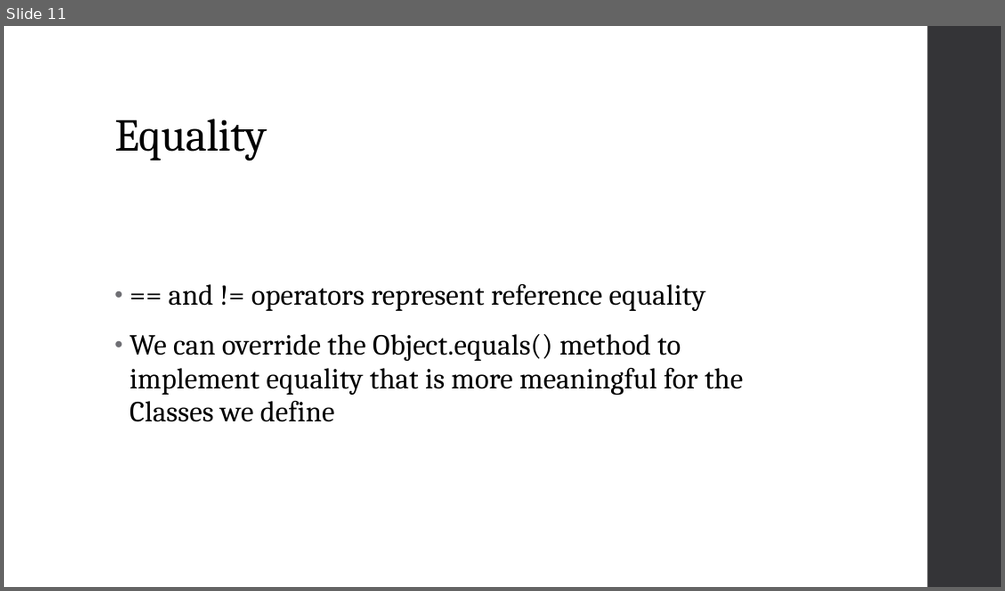
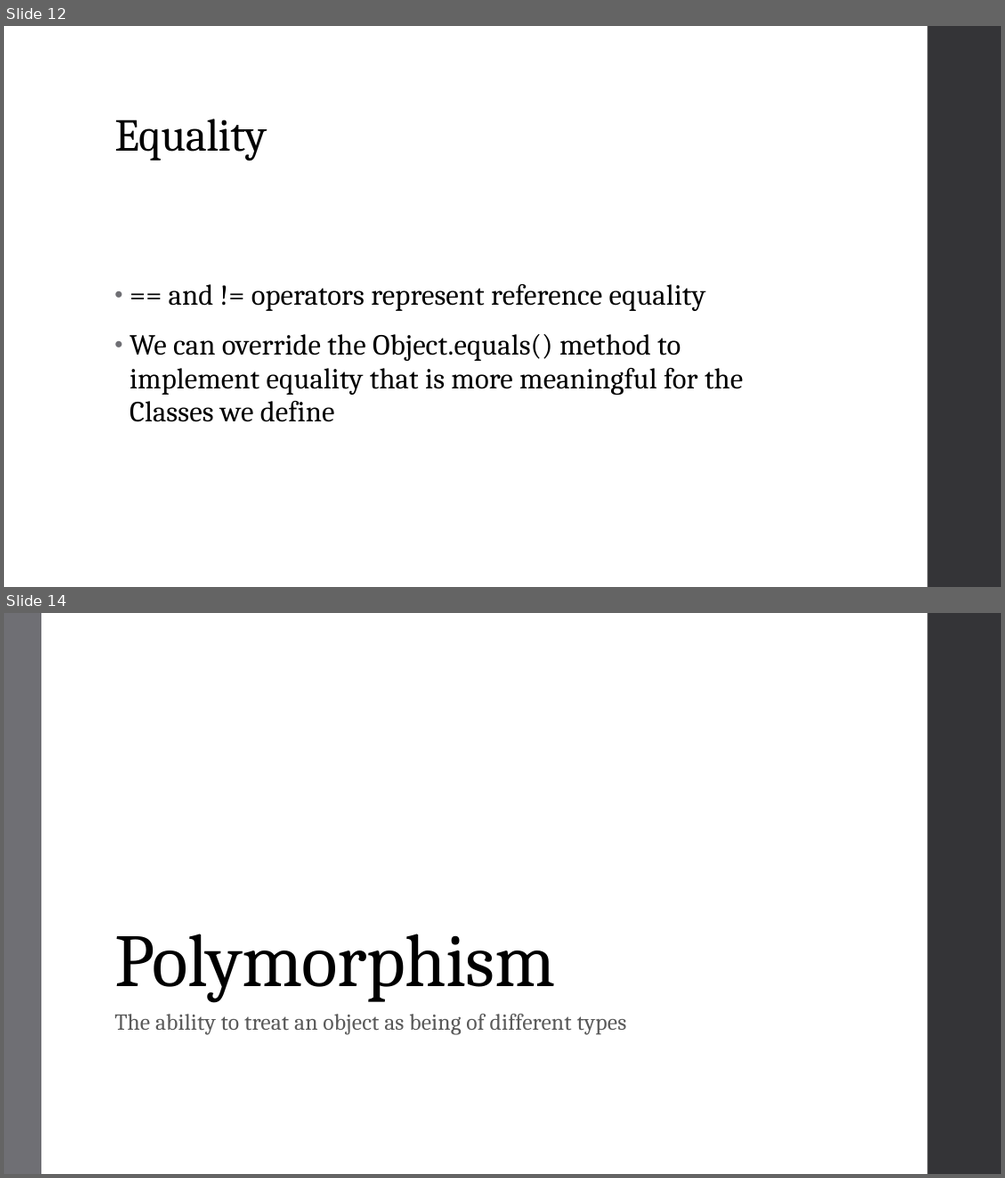
Before and after one commit to zarthur/CSCC-Fundamentals-Android-Notes, a slide deck: week_07_08/week_07_08.pptx. Shown one above the other, each under a label of ours: slide 11 before the commit, slides 12 and 14 after it; the slides between them are not shown. The pictures are 1005x591 and 1005x1178 pixels, drawn with LibreOffice and Linux fonts; fonts in the diff are those of the drawing. Boxes give left, top, right and bottom in pixels: in the first picture for what was removed or moved away, otherwise in the second. Text is boxed around its words. In the diff, an @@ line names an element or a change of style, - is before the commit and + after.

```diff
--- a/week_07_08/week_07_08.pptx
+++ b/week_07_08/week_07_08.pptx
@@ slide 14 added at (x1=4, y1=613, x2=1001, y2=1174), background #FFFFFF; not listed: 1 template element that a slide beside it also shows @@
@@ rectangle added at (x1=4, y1=613, x2=41, y2=1174), fill #6F6F74 @@
@@ title added at (x1=114, y1=933, x2=555, y2=1002), 72 pt, text #000000 @@
+Polymorphism
@@ text added at (x1=114, y1=1013, x2=627, y2=1035), 22 pt, text #595959 @@
+The ability to treat an object as being of different types
@@ what was slide 11 is now slide 12 @@
```
Also in this commit, not shown: 4 other slides added.
